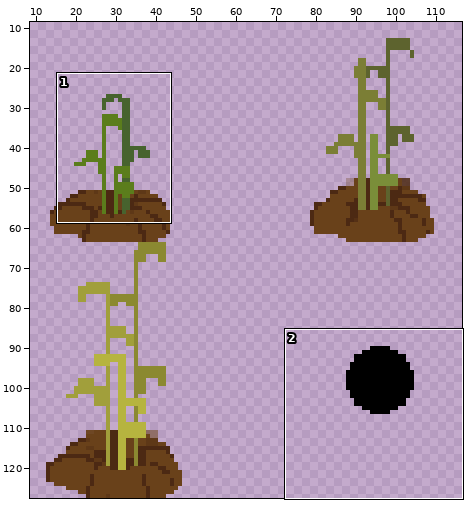
A sprite sheet gets an edit: TheDarkFarm/Assets/Art/Plant_Wheat_Stages.png. Above: a wide view before the commit, with the close-up outlined.
Close-up. The starting point:
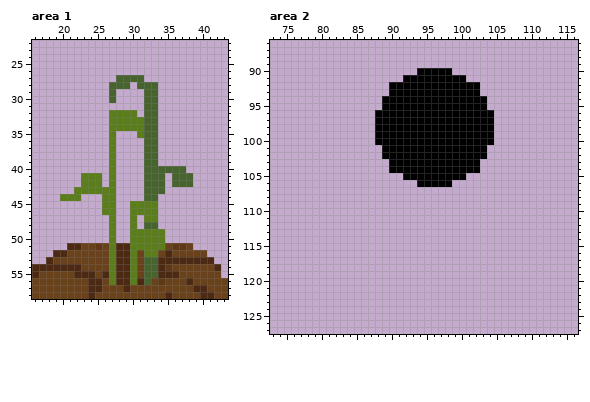
The file is 128x128 pixels. Pixels under 10% opacity are left out. Colours within 5 levels of each other are drawn and written as one. Shown: area 1: x 16..43, y 22..58; area 2: x 73..116, y 86..127. The wide view leaves out empty margins.
Now the later version:
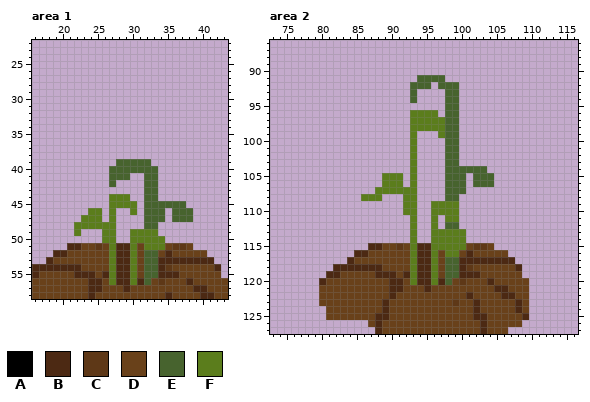
Palette (. is transparent): A #000000  B #4c2913  C #5e3817  D #69411a  E #47632e  F #5b7d1c
Commit: Added Ava plants and some text hooks to investigate itch.io probl
Difference:
Changed rows in their new state; - is an unchanged pixel.
Area 1:
first column x 20:
27 --------....-------
28 -------...-...-----
29 -------.----..-----
30 -------.----..-----
31 ------------..-----
32 -------....-..-----
33 -------.......-----
34 -------.......-----
35 -------.---...-----
36 -------.----..-----
37 -------.----..-----
38 -------.----..-----
39 -------.EEEE-.-----
40 -------EEEEE--....-
41 ---...-EEE----.-...
42 ---...-E------.-...
43 --......------.----
44 ...---.-FF---------
45 ------.-FF-.EEEEEE-
46 ----FF.----.EEE-EEE
47 ---FFF----.-EEE-EEE
48 --FFFFF---.--------
49 --F---F-------.----
50 ------F------------
51 -----------D-------
52 ------------EE-----
Area 2:
first column x 80:
 90 --------------.....-----------
 91 ------------..EEEE...---------
 92 ----------...EEE.EEE...-------
 93 ----------...E....EE...-------
 94 ---------....E....EE....------
 95 ---------.........EE....------
 96 --------.....FFFF.EE.....-----
 97 --------.....FFFFFEE.....-----
 98 --------.....FFFFFEE.....-----
 99 --------.....F...FEE.....-----
100 --------.....F....EE.....-----
101 ---------....F....EE....------
102 ---------....F....EE....------
103 ----------...F....EE...-------
104 ----------...F....EEEEEE------
105 ---------FFF.F....EEE-EEE-----
106 ---------FFF-F....EEE-EEE-----
107 --------FFFFFF----EEE---------
108 ------FFF---FF----EE----------
109 ------------FF--FFFF----------
110 ------------FF--FFFF----------
111 -------------F--F-FF----------
112 -------------F--F-EE----------
113 -------------F--FFFFF---------
114 -------------F--FFFFF---------
115 -------BBDDCDFBBFFFFFDCCD-----
116 -----BBDDDDDDFBBFDFFDBDDDDD---
117 ----BDDDDDDDDFBBFDEEBBBBBBBB--
118 --BBBBBBBDDDDFBBFDEEBCDDDDDDB-
119 -BBDDDDDBBBDBFBBFDEEBBBDDDDDD-
120 BDDDDDDDDDBBDFBBFBEDCDDDBDDDDD
121 DDDDDDDDDDBBDDDBDDDDDDDDDBBDDD
122 DDDDDDDDDDBDDDDDDDDDDBDDDDBBDD
123 DDDDDDDDDBDDDDDDDDDCDDBDDDDDBD
124 -DDDDDDDDBDDDDDDDDDDDDBDDDDDBD
125 -DDDDDDDBBDDDDDDDDDDDDBBDDDDDB
126 -------DBDDDDDDDDDDDDDDBDDDDD-
127 --------BDDDDDDDDDDDDDDBDDD---
